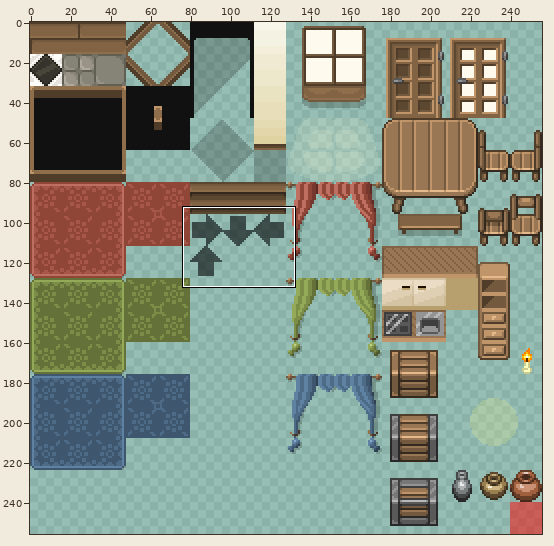
Sprite sheet -- resources/tileset_16x16_interior.png. The first picture is a wide view before the edit; the outline marks the close-up.
Close-up. The starting point:
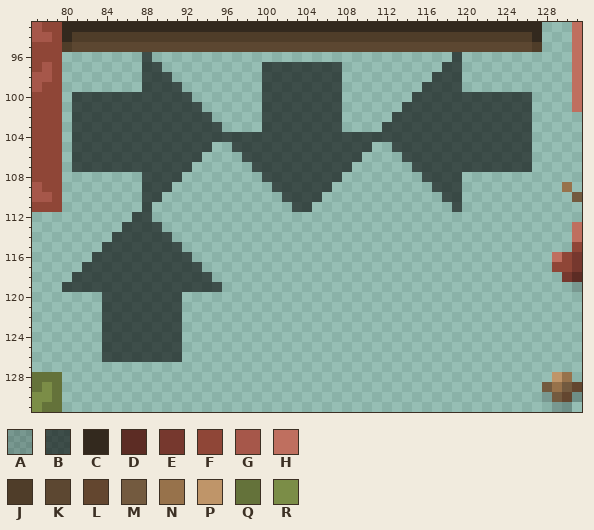
The file is 256x256 pixels. Pixels under 10% opacity are left out. Colours within 5 levels of each other are drawn and written as one. Shown: x 77..131, y 93..131.
Palette (. is transparent): A #00000033  B #00000096  C #33291e  D #5c2c24  E #76382e  F #8f4637  G #a6574a  H #bf6f5f  J #4f3d29  K #5c4731  L #63462f  M #735a3f  N #97724b  P #bf9569  Q #64723a  R #7b8d47
The result:
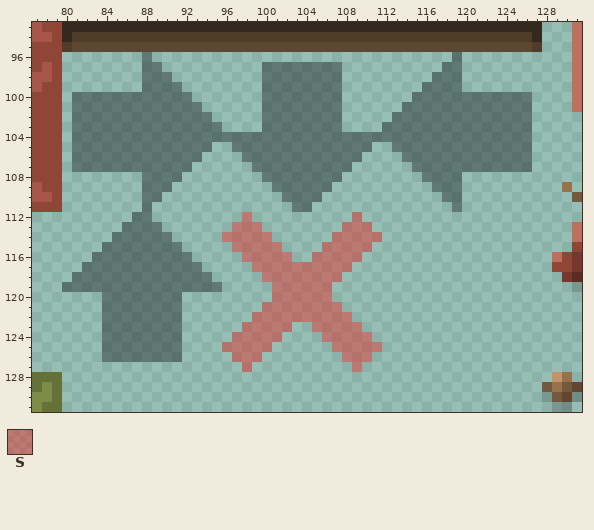
Colours new in this view: S #ff00005c
Edits made:
colour B: #00000096 -> #0000005c
Changed rows in their new state; - is a pixel that keeps its letter.
first column x 96:
112 --S----------S--
113 -SSS--------SSS-
114 SSSSS------SSSSS
115 -SSSSS----SSSSS-
116 --SSSSS--SSSSS--
117 ---SSSSSSSSSS---
118 ----SSSSSSSS----
119 -----SSSSSS-----
120 -----SSSSSS-----
121 ----SSSSSSSS----
122 ---SSSSSSSSSS---
123 --SSSSS--SSSSS--
124 -SSSSS----SSSSS-
125 SSSSS------SSSSS
126 -SSS--------SSS-
127 --S----------S--
Boxes around the changes in both close-ups, in picture pixels (x1, y1, x2, y2):
changed: (62, 52, 532, 372)
